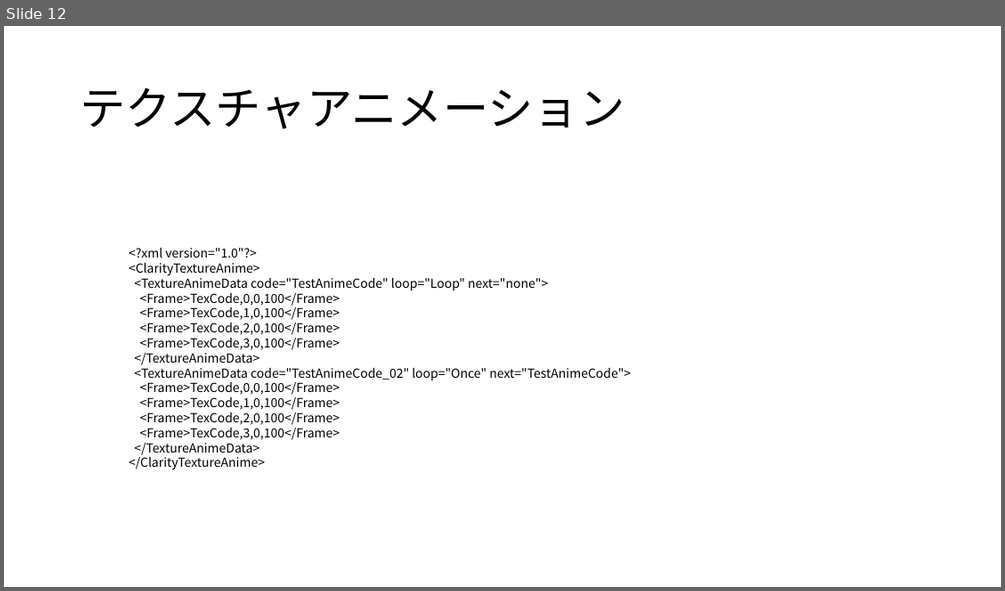
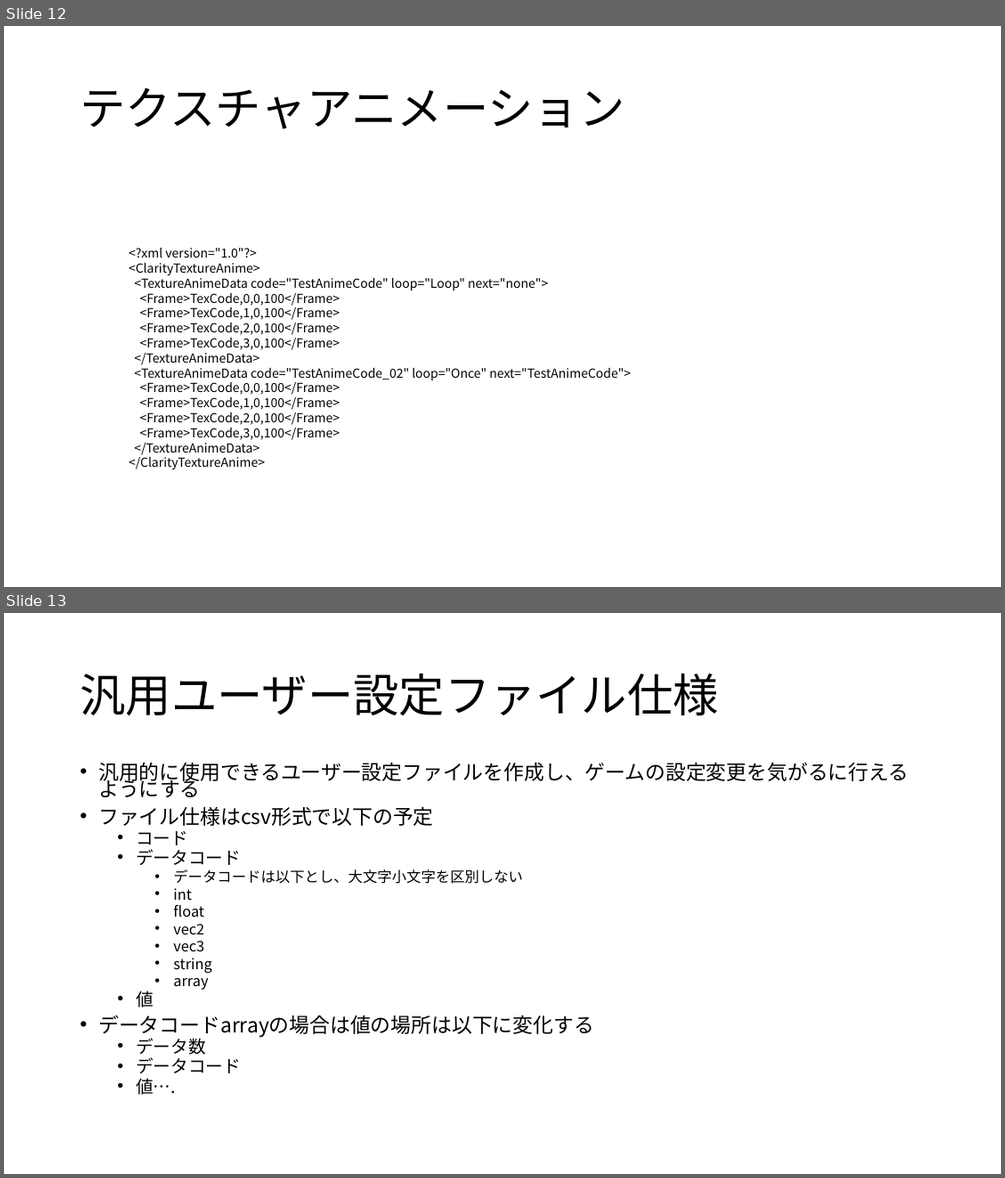
Before and after one commit to sulkmqul/Clarity, a slide deck: doc/Clarityエンジン.pptx. Shown one above the other, each under a label of ours: slide 12 before the commit, slides 12 and 13 after it. The pictures are 1005x591 and 1005x1178 pixels, drawn with LibreOffice and Linux fonts; fonts in the diff are those of the drawing. Boxes give left, top, right and bottom in pixels: in the first picture for what was removed or moved away, otherwise in the second. Text is boxed around its words. In the diff, an @@ line names an element or a change of style, - is before the commit and + after.

Commit message:
Timerの改善 汎用設定ファイルの作成

```diff
--- a/doc/Clarityエンジン.pptx
+++ b/doc/Clarityエンジン.pptx
@@ slide 13 added at (x1=4, y1=613, x2=1001, y2=1174), background #FFFFFF @@
@@ title added at (x1=80, y1=674, x2=719, y2=716), 44 pt, text #000000 @@
+汎用ユーザー設定ファイル仕様
@@ text added at (x1=98, y1=762, x2=908, y2=1094), 19.6 pt, text #000000 @@
+• 汎用的に使用できるユーザー設定ファイルを作成し、ゲームの設定変更を気がるに行えるようにする
+• ファイル仕様はcsv形式で以下の予定
+  • コード
+  • データコード
+    • データコードは以下とし、大文字小文字を区別しない
+    • int
+    • float
+    • vec2
+    • vec3
+    • string
+    • array
+  • 値
+• データコードarrayの場合は値の場所は以下に変化する
+  • データ数
+  • データコード
+  • 値….
```
Also in this commit, not shown: 13 other files.
